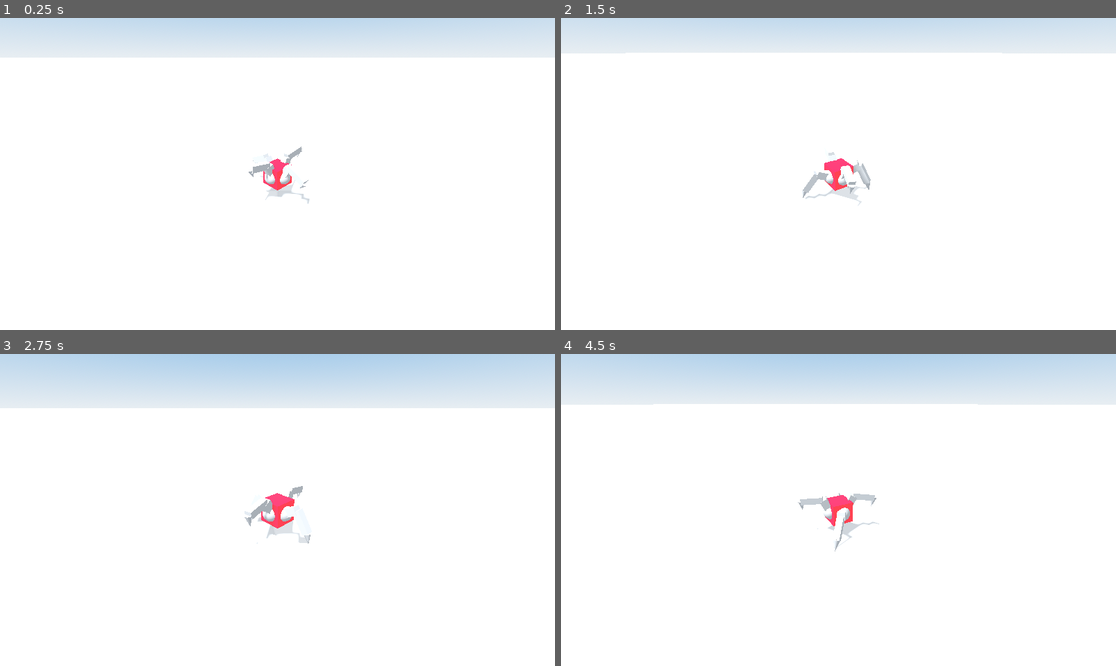
Above: before the commit, frames 1-4 (two rows, left to right).
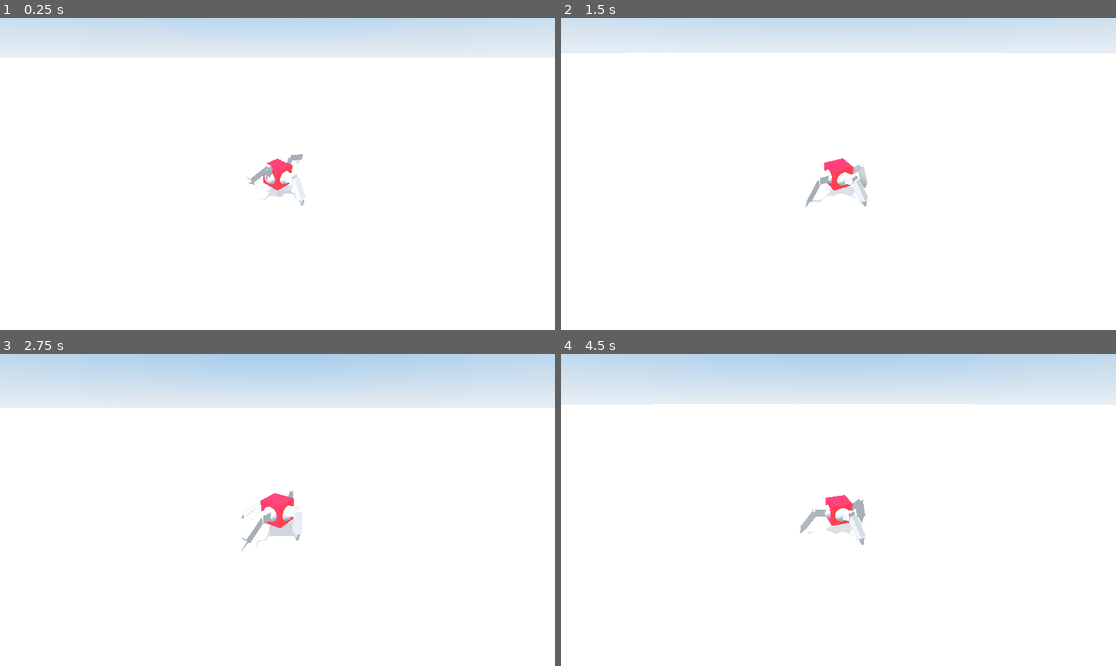
Above: after the commit, the same moments.

Repository: nickyvanurk/game-prototypes
Game: Godot game, scene res://main.tscn
The game is run twice, just before and just after one commit, with the same random seed, the same clock (stepped at 60 frames per second) and the same inputs.
Inputs (mouse positions are in pixels of both pictures, inside the frame that each line leads up to):
- Up to frame 1 (0.25 s): no input
- Up to frame 2 (1.5 s): move the mouse to (866, 174) at 0.52 s; hold Mouse wheel down (zoom_in) 0.53-1.28 s; hold W (move_forward) from 0.53 s (still down); move the mouse to (810, 174) at 1.27 s; tap Mouse wheel up (zoom_out) at 1.35 s
- Up to frame 3 (2.75 s): keep holding W (move_forward); move the mouse to (288, 503) at 2.02 s; hold Mouse wheel down (zoom_in) from 2.03 s (still down)
- Up to frame 4 (4.5 s): keep holding W (move_forward); move the mouse to (832, 516) at 2.77 s; release Mouse wheel down (zoom_in) at 2.78 s; tap Mouse wheel up (zoom_out) at 2.85, 4.35 s; move the mouse to (877, 513) at 3.52 s; hold Mouse wheel down (zoom_in) 3.53-4.28 s; move the mouse to (794, 506) at 4.27 s

The runs differ from the first frame. In frame 1, 0.4% of the frame differs, in the area x 44-56%, y 41-61%; in frame 2, 0.5%; in frame 3, 0.5%; in frame 4, 0.8%, in the area x 42-75%, y 16-64%.

Commit message:
Rework leg movement

Diff:
--- a/procedural-animation/player/leg/leg.gd
+++ b/procedural-animation/player/leg/leg.gd
@@ -1,64 +1,63 @@
-@tool
 extends Node3D
 
 
 const CHAIN_MAX_ITER = 3
-const STEP_DISTANCE = 0.1
-const STEP_HEIGHT = 0.3
 
 @onready var bones = [$Bone1, $Bone2, $Bone3]
 @onready var target = $Target
 @onready var pole = $Pole
-@onready var ray = $Ray
+@onready var home_ray = $HomeRay
+@onready var overshoot_ray = $OvershootRay
 
+@export var step_distance = 0.1
+@export var step_duration = 0.2
+@export var step_overshoot_fraction = 1.25
+
+var is_moving = false
 var time = 0.0
-
-@onready var destination = $Target.global_transform.origin
-@onready var origin = $Target.global_transform.origin
+var start_point = Vector3()
+var center_point = Vector3()
+var end_point = Vector3()
 
 func _process(delta):
-	time += delta * 5
-
-	if time <= 1.0:
-		var mid_point = (origin + destination) / 2
-		mid_point.y += STEP_HEIGHT
-		target.global_transform.origin = origin.bezier_interpolate(mid_point, mid_point, destination, time)
-	elif origin != destination:
-		origin = destination
-
 	_solve()
 
-func move_to_position(position: Vector3):
-	if origin == destination:
-		destination = position
-		origin = target.global_transform.origin
-		time = 0.0
+func step(direction, speed_frac, delta):
+	if !home_ray.is_colliding():
+		return
 
-func is_moving():
-	return time < 1.0
+	var home_position = home_ray.get_collision_point()
+	var distance = target.global_position.distance_to(home_position)
+	if distance > step_distance:
+		if !is_moving:
+			is_moving = true
 
-func should_step():
-	if ray.is_colliding():
-		var distance = target.global_transform.origin.distance_to(ray.get_collision_point())
-		if distance >= STEP_DISTANCE:
-			return true
-	return false
+			# TODO: Rework later. Find good solution to match movement to speed
+			step_distance = speed_frac / 6
 
-func step(direction, distance, time):
-	var dest = ray.get_collision_point() + direction.normalized() * distance
-	move_to_position(dest)
-#	destination = dest
-#	origin = Vector3(target.global_transform.origin)
-#	var tween = create_tween()
-#	tween.tween_method(tween_curve, 0.0, 1.0, time)
+			start_point = target.global_position
+			var overshoot_distance = step_distance * step_overshoot_fraction
+			var overshoot_vector = direction * overshoot_distance
+			var overshoot_ray_position = home_position + overshoot_vector
+			overshoot_ray_position.y = overshoot_ray.global_position.y
+			overshoot_ray.global_position = overshoot_ray_position
+			end_point = overshoot_ray.get_collision_point()
+			center_point = (start_point + end_point) / 2
+			center_point += home_ray.get_collision_normal() * start_point.distance_to(end_point) / 2.0
 
-#func tween_curve(t):
-#	var mid_point = (origin + destination) / 2
-#	mid_point.y += STEP_HEIGHT
-#	var mid_point = origin.slerp(destination, 0.5)
-#	mid_point.y += 0.1
-#	target.global_transform.origin = origin.bezier_interpolate(mid_point, mid_point, destination, t)
-#	target.global_transform.origin = origin.slerp(destination, t)
+	if is_moving:
+		time += delta
+
+		var normalized_time = time / step_duration
+		# Quadratic bezier curve
+		target.global_position = (
+			start_point.lerp(center_point, normalized_time).lerp(
+			center_point.lerp(end_point, normalized_time), normalized_time
+		))
+
+		if time >= step_duration:
+			is_moving = false
+			time = 0.0
 
 func _solve():
 	if bones.size() > 2:
--- a/procedural-animation/player/leg/leg.tscn
+++ b/procedural-animation/player/leg/leg.tscn
@@ -26,7 +26,7 @@
 mesh = SubResource("SphereMesh_vw20s")
 
 [node name="Bone1" type="Node3D" parent="."]
-transform = Transform3D(-0.999834, -7.52842e-08, -4.44157e-08, 0, 0.508051, -0.86116, 8.74083e-08, -0.861151, -0.508057, 0, 0, 0)
+transform = Transform3D(-0.999834, -8.53902e-08, -1.86804e-08, 0, 0.213676, -0.97676, 8.74083e-08, -0.97675, -0.213679, 0, 0, 0)
 script = ExtResource("1_1s5la")
 length = 0.15
 
@@ -36,7 +36,7 @@
 skeleton = NodePath("../..")
 
 [node name="Bone2" type="Node3D" parent="."]
-transform = Transform3D(-0.999835, 3.75358e-08, -7.89411e-08, 0, 0.902975, 0.429363, 8.74083e-08, 0.42936, -0.902981, 0, 0.129192, 0.0762193)
+transform = Transform3D(-0.999835, -4.81521e-08, -7.2952e-08, 0, 0.834468, -0.5508, 8.74084e-08, -0.550796, -0.834474, 0, 0.146535, 0.0320563)
 script = ExtResource("1_1s5la")
 length = 0.2
 
@@ -46,7 +46,7 @@
 skeleton = NodePath("../..")
 
 [node name="Bone3" type="Node3D" parent="."]
-transform = Transform3D(0.999841, 0, 0, 0, 0.568314, 0.822626, 0, -0.822626, 0.568315, 0, 0.0433079, 0.25684)
+transform = Transform3D(-0.999841, 8.74048e-08, -8.93737e-10, 0, 0.0102232, 0.999796, 8.74089e-08, 0.999795, -0.0102232, 0, 0.25671, 0.198974)
 script = ExtResource("1_1s5la")
 length = 0.1
 
@@ -59,8 +59,11 @@
 transform = Transform3D(1, 0, 0, 0, 1, 0, 0, 0, 1, 0, 0.5, 0.1)
 
 [node name="Target" type="Marker3D" parent="."]
-transform = Transform3D(1, 0, 0, 0, 1, 0, 0, 0, 1, 0, -0.0389672, 0.2)
+transform = Transform3D(1, 0, 0, 0, 1, 0, 0, 0, 1, 0, 0, 0.2)
 script = ExtResource("1_t2cvn")
 
-[node name="Ray" type="RayCast3D" parent="."]
+[node name="HomeRay" type="RayCast3D" parent="."]
 transform = Transform3D(1, 0, 0, 0, 1, 0, 0, 0, 1, 0, 0.4, 0.25)
+
+[node name="OvershootRay" type="RayCast3D" parent="."]
+transform = Transform3D(1, 0, 0, 0, 1, 0, 0, 0, 1, 0, 0.4, 0.25)
--- a/procedural-animation/player/player.gd
+++ b/procedural-animation/player/player.gd
@@ -1,6 +1,6 @@
 extends CharacterBody3D
 
-@export var speed = 0.3
+@export var speed = 0.6
 @export var acceleration = 9
 @export var jump_impulse = 6.2
 
@@ -21,17 +21,16 @@
 
 	move_and_slide()
 
-	if direction.length() > 0:
-		var q_from = global_transform.basis.get_rotation_quaternion()
-		var q_to = Transform3D().looking_at(direction).basis.get_rotation_quaternion()
-		global_transform.basis = Basis(q_from.slerp(q_to, 5 * delta))
+#	if direction.length() > 0:
+#		var q_from = global_transform.basis.get_rotation_quaternion()
+#		var q_to = Transform3D().looking_at(direction).basis.get_rotation_quaternion()
+#		global_transform.basis = Basis(q_from.slerp(q_to, 5 * delta))
 
-	for idx in range(0, legs.size()):
-		var leg = legs[idx]
-		if !leg.is_moving() && leg.should_step() && !legs[(idx + 1) % 4].is_moving():
-			var leg_direction = velocity.normalized()
-			var leg_step_duration = 0.5
-			var leg_step_distance = 0.1
-			leg.step(leg_direction, leg_step_distance, leg_step_duration)
-			leg = legs[(idx + 2) % 4]
-			leg.step(leg_direction, leg_step_distance, leg_step_duration)
+	var dir = velocity.normalized()
+	var speed_frac = velocity.length() / speed
+	if !legs[0].is_moving && !legs[2].is_moving:
+		legs[1].step(dir, speed_frac, delta)
+		legs[3].step(dir, speed_frac, delta)
+	if !legs[1].is_moving && !legs[3].is_moving:
+		legs[0].step(dir, speed_frac, delta)
+		legs[2].step(dir, speed_frac, delta)
--- a/procedural-animation/player/player.tscn
+++ b/procedural-animation/player/player.tscn
@@ -45,7 +45,6 @@
 skeleton = NodePath("../..")
 
 [node name="Legs" type="Node3D" parent="CollisionShape3D/Body"]
-transform = Transform3D(1, 0, 0, 0, 1, 0, 0, 0, 1, 0, 0, 0)
 
 [node name="Leg1" parent="CollisionShape3D/Body/Legs" instance=ExtResource("4_f55ja")]
 transform = Transform3D(1, 0, 0, 0, 1, 0, 0, 0, 1, 0, 0, 0.08)
